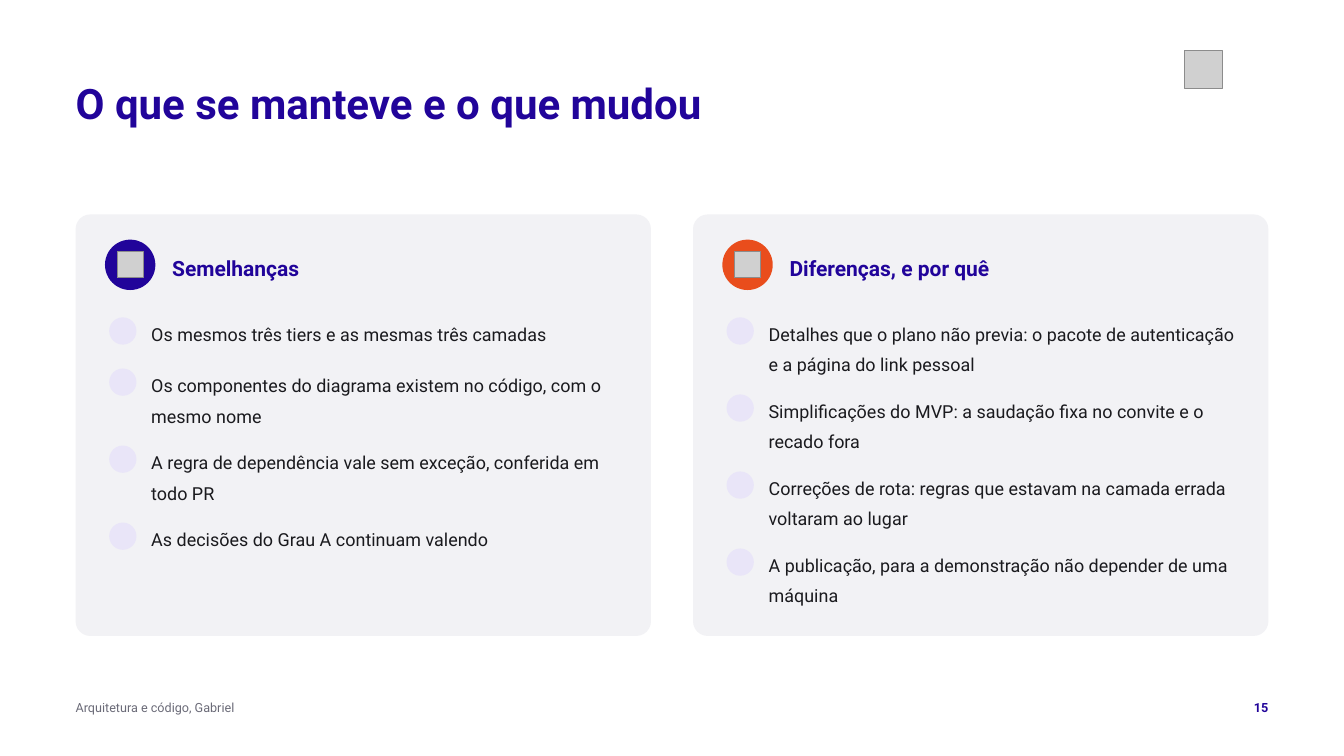
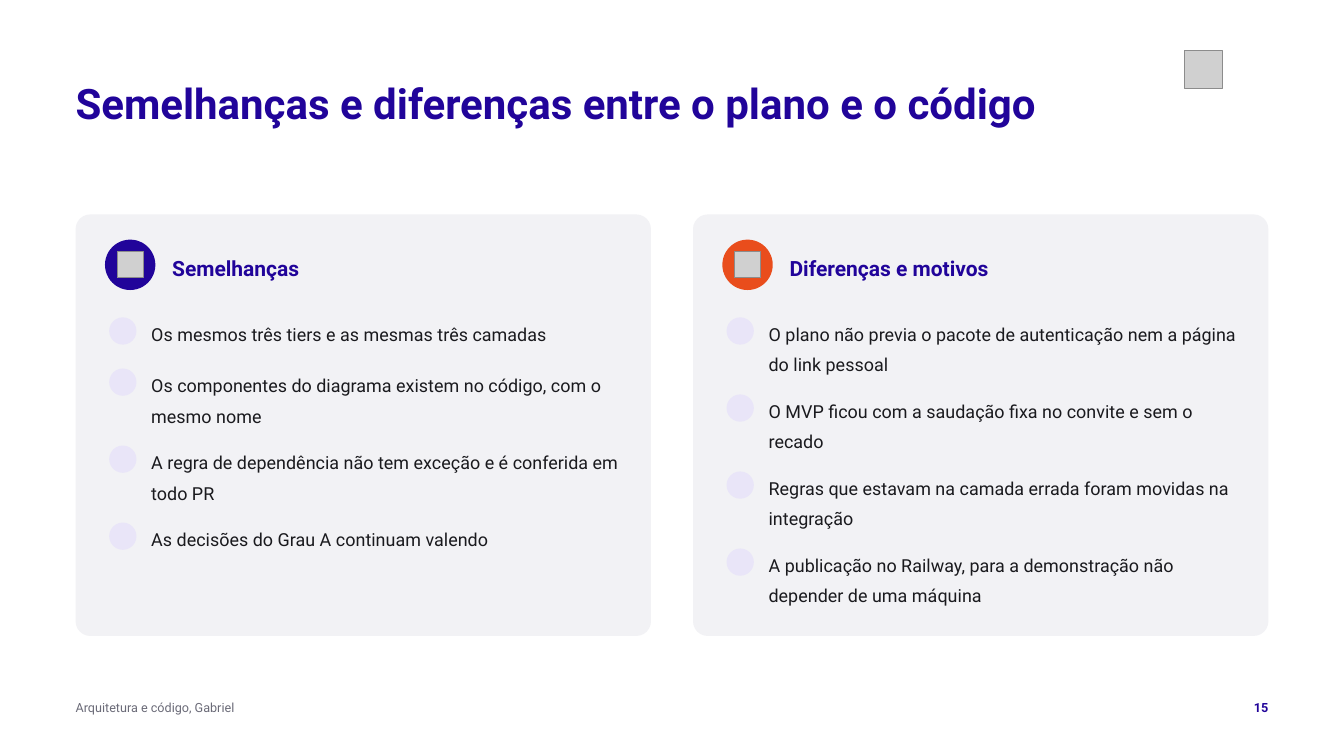
Before and after one commit to tcpassos/invite-app, a slide deck: slide 15 of trabalhos/T4-Pitch-Final.pptx. Drawn at 1344x756 pixels with LibreOffice and Linux fonts; fonts in the diff are those of the drawing; grey boxes stand for pictures; background and template pictures are left out. Boxes give left, top, right and bottom in pixels: in the first picture for what was removed or moved away, otherwise in the second. Text is boxed around its words. In the diff, an @@ line names an element or a change of style, - is before the commit and + after.

```diff
--- a/trabalhos/T4-Pitch-Final.pptx
+++ b/trabalhos/T4-Pitch-Final.pptx
@@ text at bbox=[76, 87, 1036, 129]: text changed @@
-O que se manteve e o que mudou
+Semelhanças e diferenças entre o plano e o código
@@ text at bbox=[790, 260, 989, 281]: text changed @@
-Diferenças, e por quê
+Diferenças e motivos
@@ text at bbox=[769, 327, 1236, 375]: text changed @@
-Detalhes que o plano não previa: o pacote de autenticação e a página do link pessoal
+O plano não previa o pacote de autenticação nem a página do link pessoal
@@ text at bbox=[769, 404, 1192, 448]: text changed @@
-Simplificações do MVP: a saudação fixa no convite e o recado fora
+O MVP ficou com a saudação fixa no convite e sem o recado
@@ text at bbox=[151, 455, 618, 500]: text changed @@
-A regra de dependência vale sem exceção, conferida em todo PR
+A regra de dependência não tem exceção e é conferida em todo PR
@@ text at bbox=[769, 481, 1229, 529]: text changed @@
-Correções de rota: regras que estavam na camada errada voltaram ao lugar
+Regras que estavam na camada errada foram movidas na integração
@@ text at bbox=[769, 558, 1174, 606]: text changed @@
-A publicação, para a demonstração não depender de uma máquina
+A publicação no Railway, para a demonstração não depender de uma máquina
```
Also in this commit, not shown: 14 other slides changed, 3 other files.
